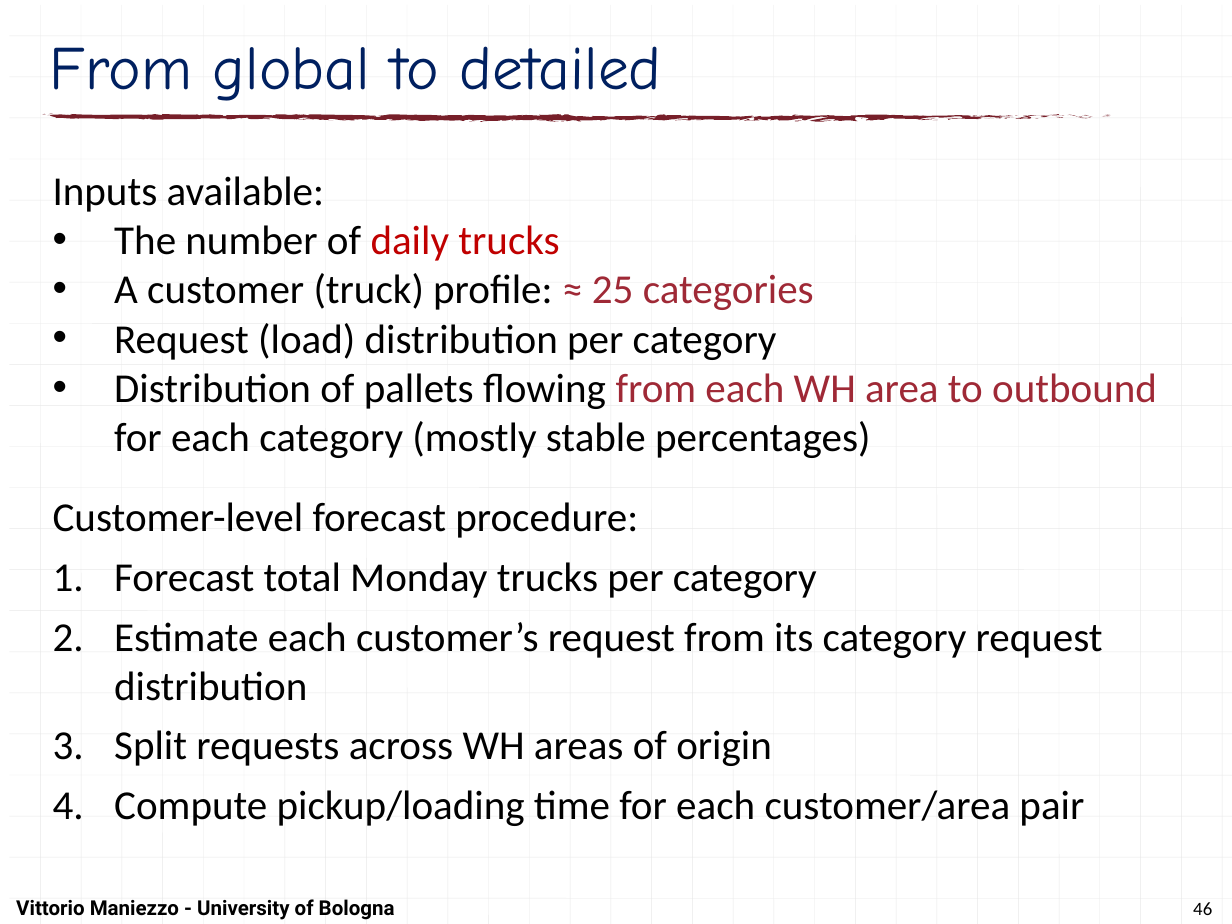
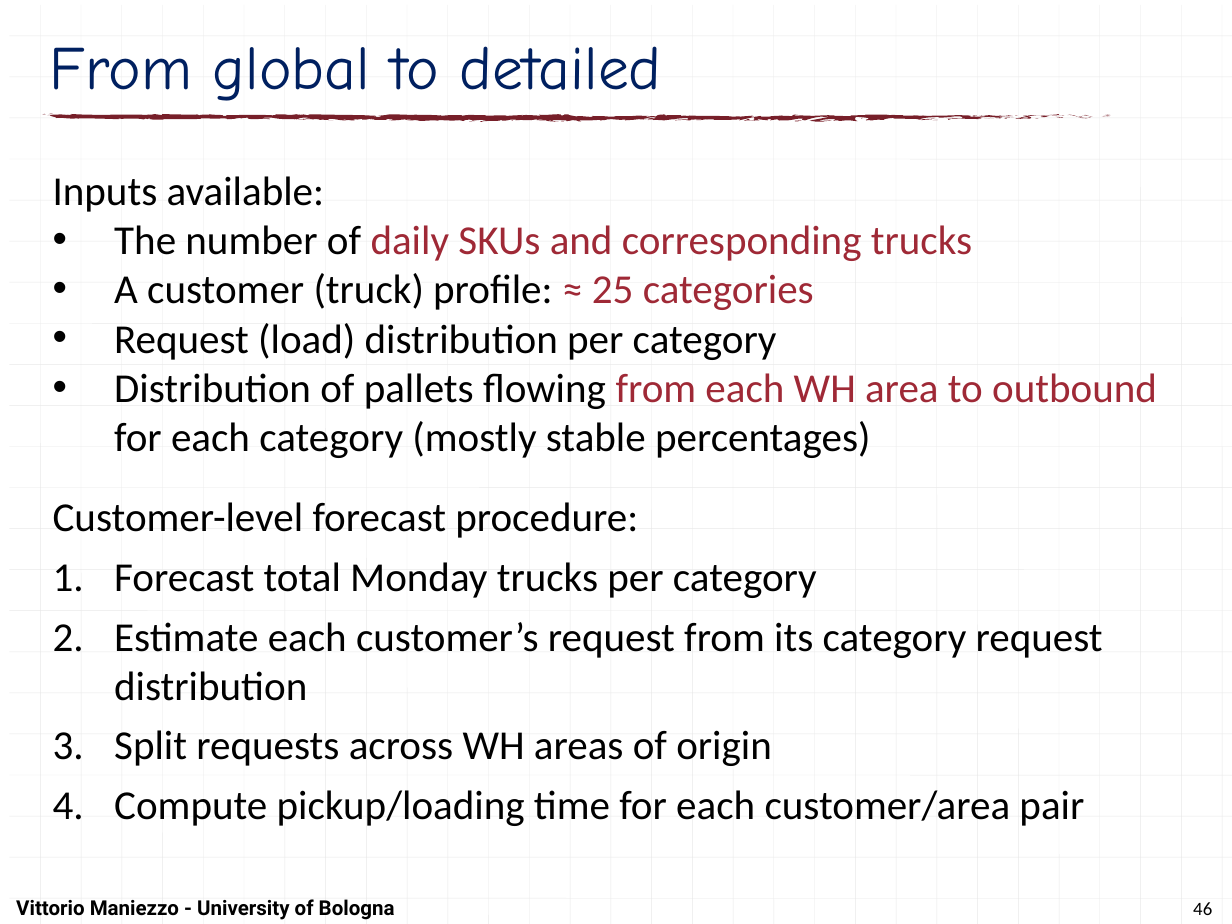
Before and after one commit to maniezzo/GDOforecast, a slide deck: slide 46 of doc/Schedulingseminar/schedulingSeminarXdock.pptx. Drawn at 1232x924 pixels with LibreOffice and Linux fonts; fonts in the diff are those of the drawing. Boxes give left, top, right and bottom in pixels: in the first picture for what was removed or moved away, otherwise in the second. Text is boxed around its words. In the diff, an @@ line names an element or a change of style, - is before the commit and + after.

```diff
--- a/doc/Schedulingseminar/schedulingSeminarXdock.pptx
+++ b/doc/Schedulingseminar/schedulingSeminarXdock.pptx
@@ text at (114, 225, 972, 261): text changed; text colour #000000 to #9F2936 @@
-• The number of daily trucks
+• The number of daily SKUs and corresponding trucks
```
Also in this commit, not shown: 13 other slides changed, 2 slides added, 3 slides removed.
